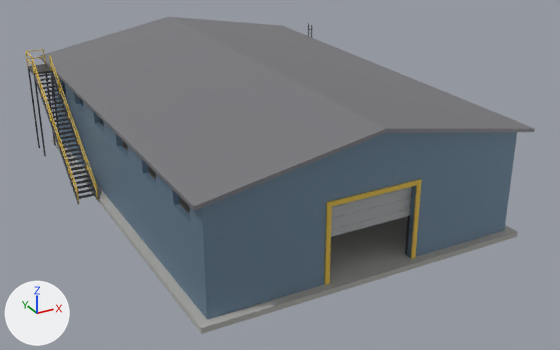
The FBX model warehouse-model/warehouse.fbx as it was, and as the next commit left it.
The view is the same before and after, from a 50 mm lens placed at (-20.4, -40.6, 20.1), pointed at (0.8, -2.1, 0.9). The lights are fixed; the arrows at lower left show +X, +Y and +Z. The older version comes first. Where no turn or scale is listed for an object, it has been applied to the vertices.

Names of what the first picture shows: 'Floor', 'FrontWall_AboveDoor', 'FrontWall_Gable', 'FrontWall_LeftOfDoor', 'FrontWall_RightOfDoor', 'GarageDoor', 'LeftWall_BelowWindows', 'RoofPlatform', 'RoofPlatform_Railing', 'Roof_Left', 'Roof_Right', 'Stairs', 'Stairs_Railing' and 11 more.
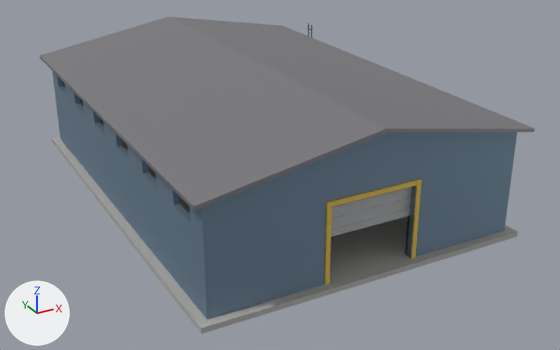
Location of each change, (x1, y1, x2, y2) in pixels of the pictures (560 x 350 px):
'Stairs', deleted: before (34, 71, 98, 203)
'Stairs_Railing', deleted: before (32, 55, 98, 204)
'RoofPlatform', deleted: before (27, 64, 62, 157)
'RoofPlatform_Railing', deleted: before (25, 49, 46, 67)

Diff of the bpy script that builds the scene:
```diff
--- a/warehouse-model/warehouse.fbx.py
+++ b/warehouse-model/warehouse.fbx.py
@@ ob_stairs_railing @@
-ob_stairs_railing = bpy.data.objects.new('Stairs_Railing', me_stairs_railing)
-ob_stairs_railing.location = (-10.2, 6.0, 3.46)
@@ ob_roofplatform @@
-ob_roofplatform = bpy.data.objects.new('RoofPlatform', me_roofplatform)
-ob_roofplatform.location = (-10.18, 11.1, 2.94)
@@ ob_roofplatform_railing @@
-ob_roofplatform_railing = bpy.data.objects.new('RoofPlatform_Railing', me_roofplatform_railing)
-ob_roofplatform_railing.location = (-10.2, 11.1, 6.41)
@@ ob_stairs @@
-ob_stairs = bpy.data.objects.new('Stairs', me_stairs)
-ob_stairs.location = (-10.2, 6.0, 2.87)
```
